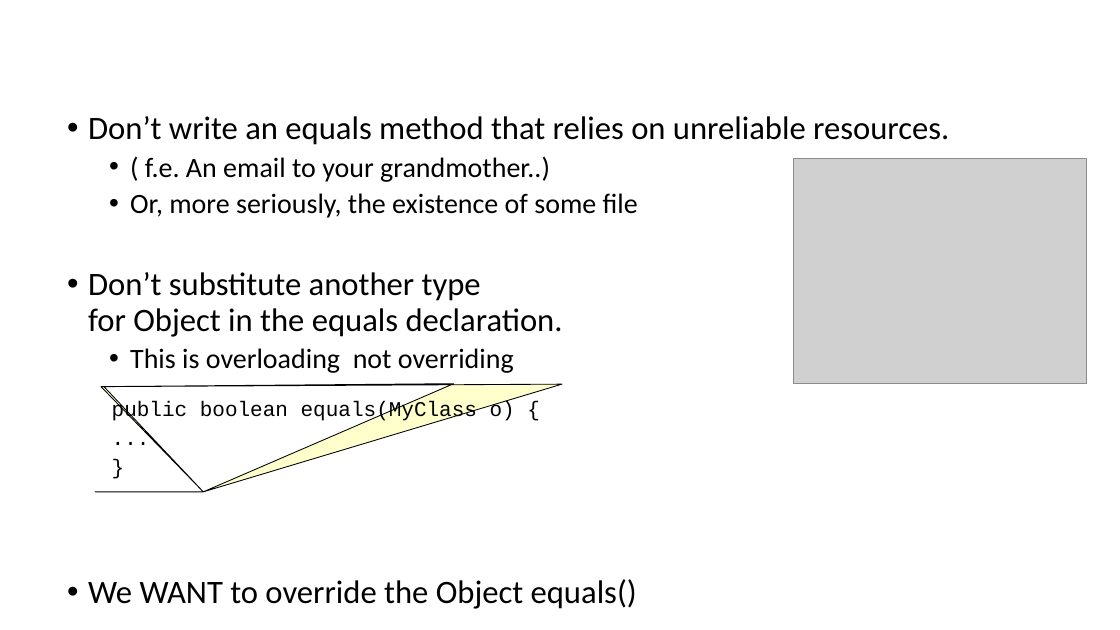
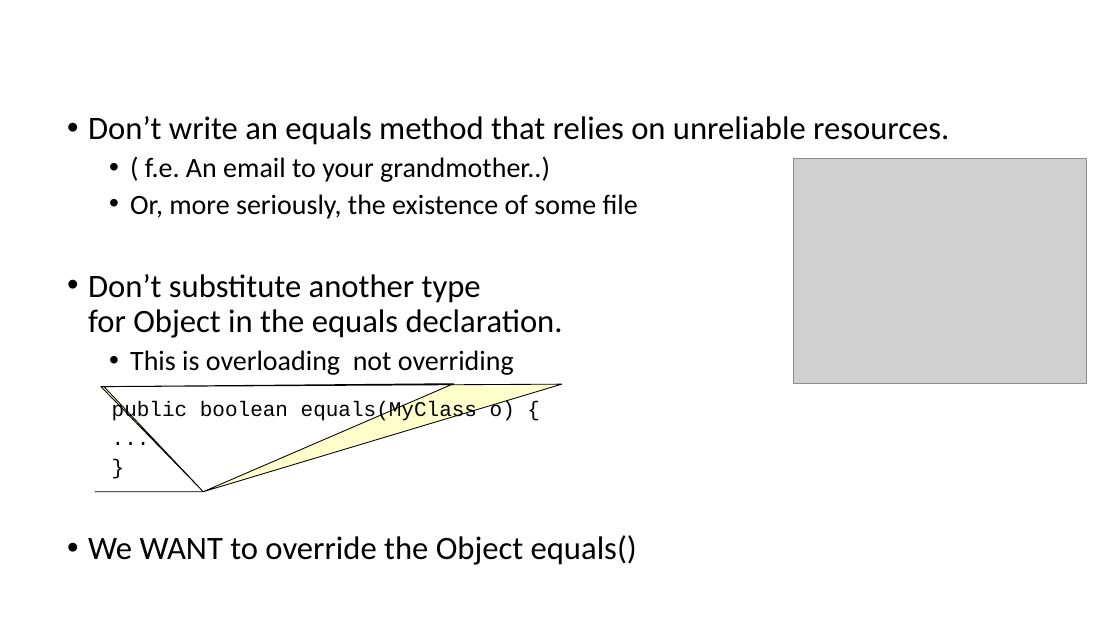
Before and after one commit to gmierzwinski/gmierzwinski.github.io, a slide deck: slide 11 of bishops/cs321/resources/CS321_Lecture_05.ppt. Drawn at 1120x630 pixels with LibreOffice and Linux fonts; fonts in the diff are those of the drawing; grey boxes stand for pictures; background and template pictures are left out. Boxes give left, top, right and bottom in pixels: in the first picture for what was removed or moved away, otherwise in the second. Text is boxed around its words. In the diff, an @@ line names an element or a change of style, - is before the commit and + after.

```diff
--- a/bishops/cs321/resources/CS321_Lecture_05.ppt
+++ b/bishops/cs321/resources/CS321_Lecture_05.ppt
@@ text "Don’t write an equals method ..." rewrapped from bbox=[88, 116, 949, 609] to bbox=[88, 116, 949, 565] @@
@@ freeform shape at bbox=[95, 384, 562, 492]: outline redrawn @@
```
Also in this commit, not shown: 7 other slides changed.
